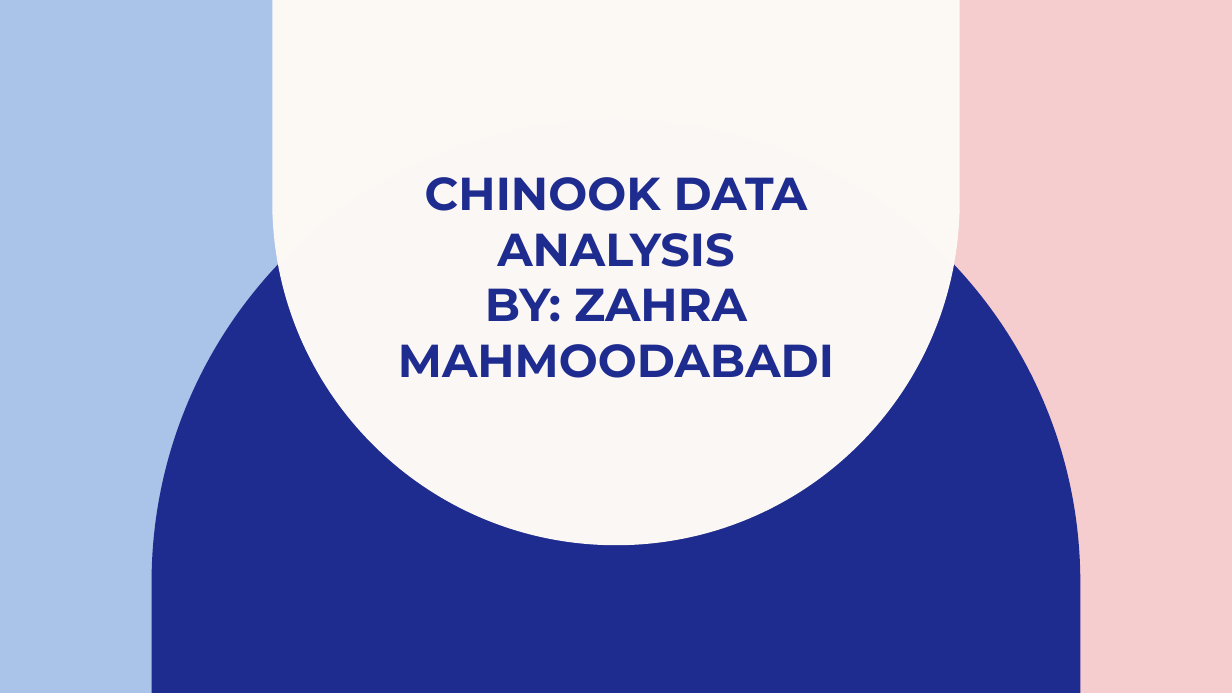
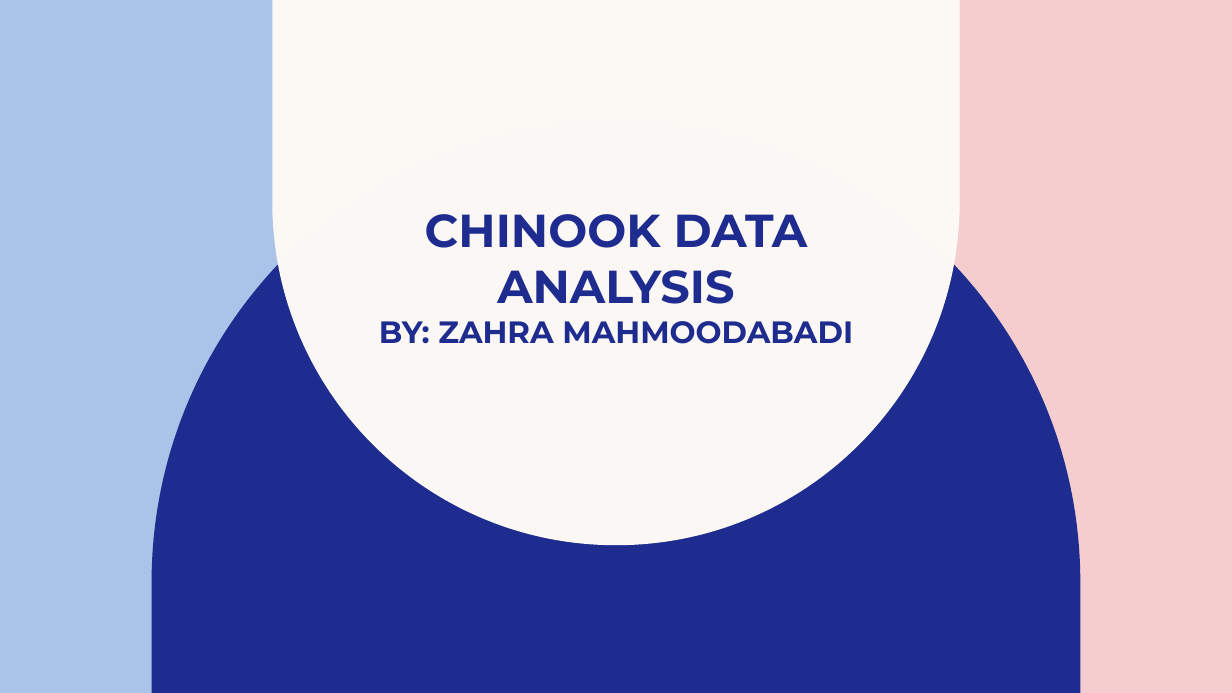
Before and after one commit to mahmoodabadi/Final-Data-Analyses-Project, a slide deck: slide 1 of eda_Zahra_Mahmoodabadi.pptx. Drawn at 1232x693 pixels with LibreOffice and Linux fonts; fonts in the diff are those of the drawing. Boxes give left, top, right and bottom in pixels: in the first picture for what was removed or moved away, otherwise in the second. Text is boxed around its words. In the diff, an @@ line names an element or a change of style, - is before the commit and + after.

Commit message:
Powerpoint file updated!

```diff
--- a/eda_Zahra_Mahmoodabadi.pptx
+++ b/eda_Zahra_Mahmoodabadi.pptx
@@ title "CHINOOK DATA ANALYSIS BY: ZAHRA ..." at [379,214,853,344]: size 36 to 24 pt in "BY: ZAHRA MAHMOODABADI" @@
```
Also in this commit, not shown: 6 slides added.
